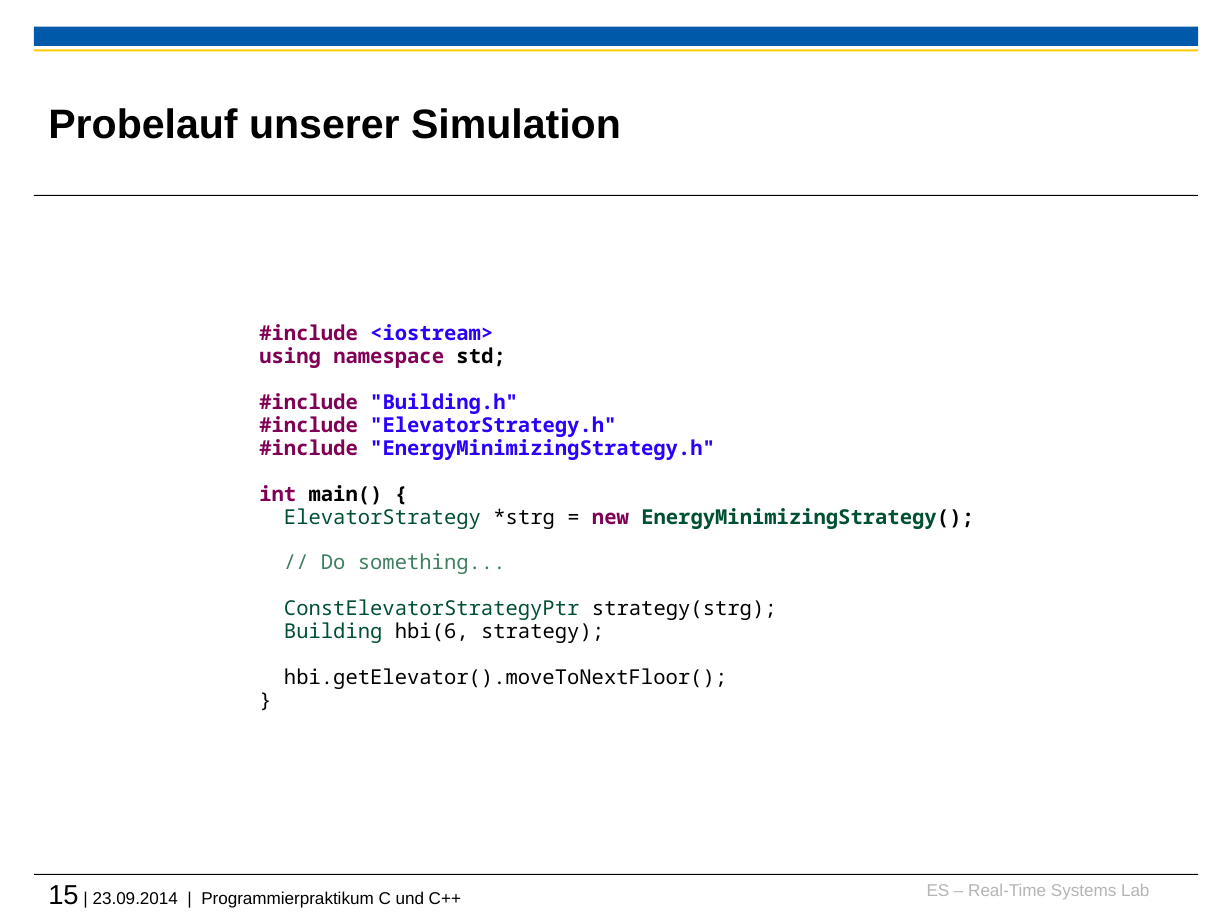
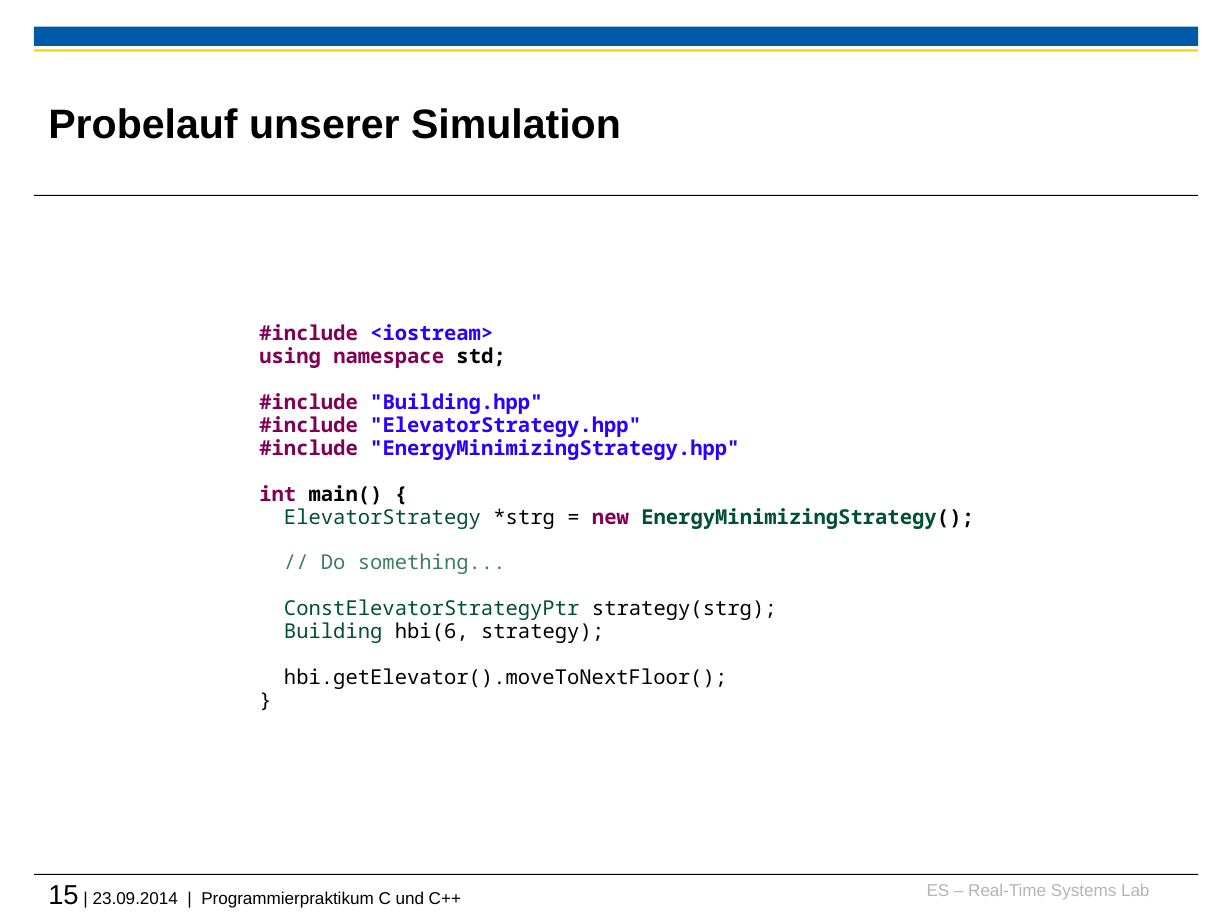
Before and after one commit to h82k/tud-cppp, a slide deck: slide 15 of Vorlesung/3 Vererbung-Polymorphie.pptx. Drawn at 1232x924 pixels with LibreOffice and Linux fonts; fonts in the diff are those of the drawing; background and template pictures are left out. Boxes give left, top, right and bottom in pixels: in the first picture for what was removed or moved away, otherwise in the second. Text is boxed around its words. In the diff, an @@ line names an element or a change of style, - is before the commit and + after.

```diff
--- a/Vorlesung/3 Vererbung-Polymorphie.pptx
+++ b/Vorlesung/3 Vererbung-Polymorphie.pptx
@@ text at (x1=259, y1=393, x2=739, y2=460): text changed @@
-#include "Building.h"
-#include "ElevatorStrategy.h"
-#include "EnergyMinimizingStrategy.h"
+#include "Building.hpp"
+#include "ElevatorStrategy.hpp"
+#include "EnergyMinimizingStrategy.hpp"
```
Also in this commit, not shown: 6 other slides changed, 5 other files.
